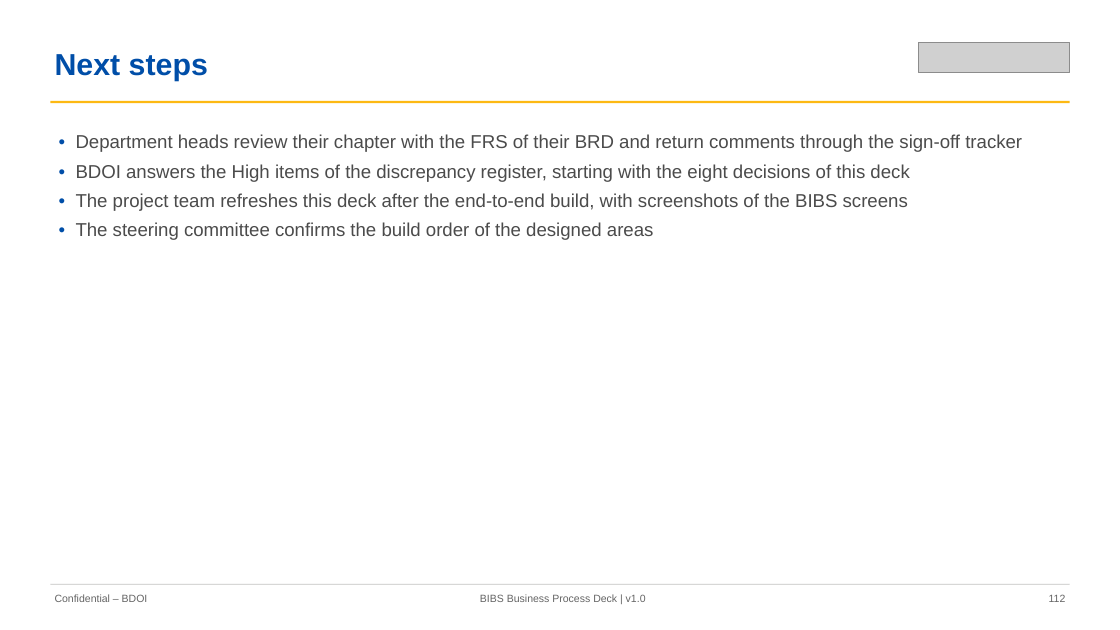
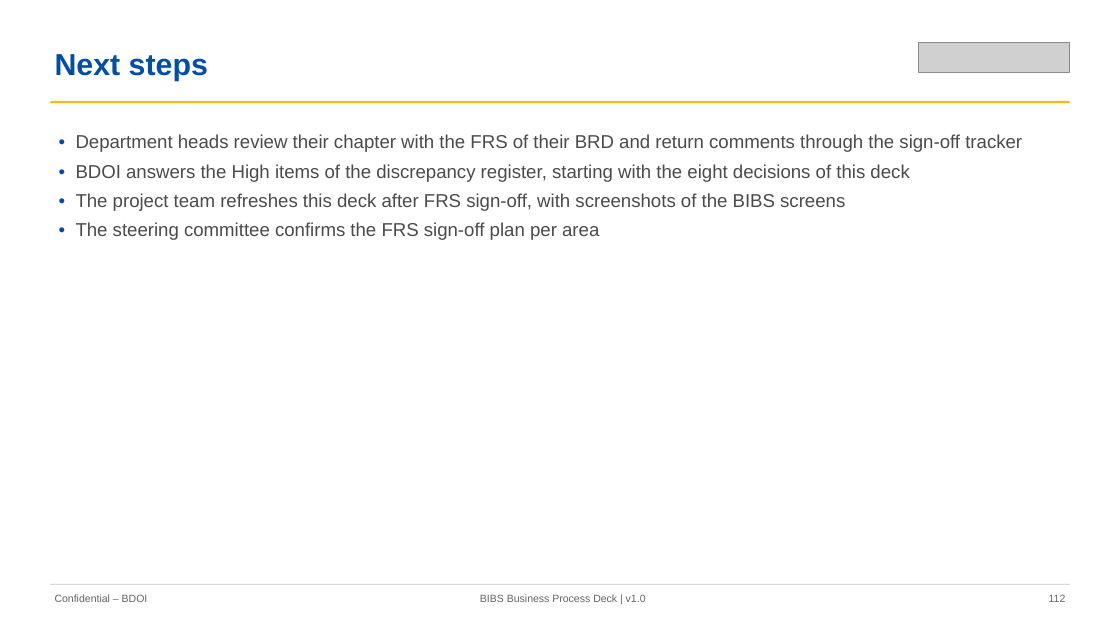
Before and after one commit to IortaTexhNXT-DEV/FinVerse, a slide deck: slide 112 of docs/deliverables/out/Programme/Decks/BIBS_Deck_BRD-00_Business_Process_AsIs_Envisioned_BestPractice_v1.0.pptx. Drawn at 1120x630 pixels with LibreOffice and Linux fonts; fonts in the diff are those of the drawing; grey boxes stand for pictures. Boxes give left, top, right and bottom in pixels: in the first picture for what was removed or moved away, otherwise in the second. Text is boxed around its words. In the diff, an @@ line names an element or a change of style, - is before the commit and + after.

Commit message:
Business process deck: FRS status and sign-off roadmap instead of build status; rebuilt deck and figures

```diff
--- a/docs/deliverables/out/Programme/Decks/BIBS_Deck_BRD-00_Business_Process_AsIs_Envisioned_BestPractice_v1.0.pptx
+++ b/docs/deliverables/out/Programme/Decks/BIBS_Deck_BRD-00_Business_Process_AsIs_Envisioned_BestPractice_v1.0.pptx
@@ text at bbox=[76, 193, 845, 240]: text changed @@
-• The project team refreshes this deck after the end-to-end build, with screenshots of the BIBS screens
-• The steering committee confirms the build order of the designed areas
+• The project team refreshes this deck after FRS sign-off, with screenshots of the BIBS screens
+• The steering committee confirms the FRS sign-off plan per area
```
Also in this commit, not shown: 40 other slides changed, 43 other files.
